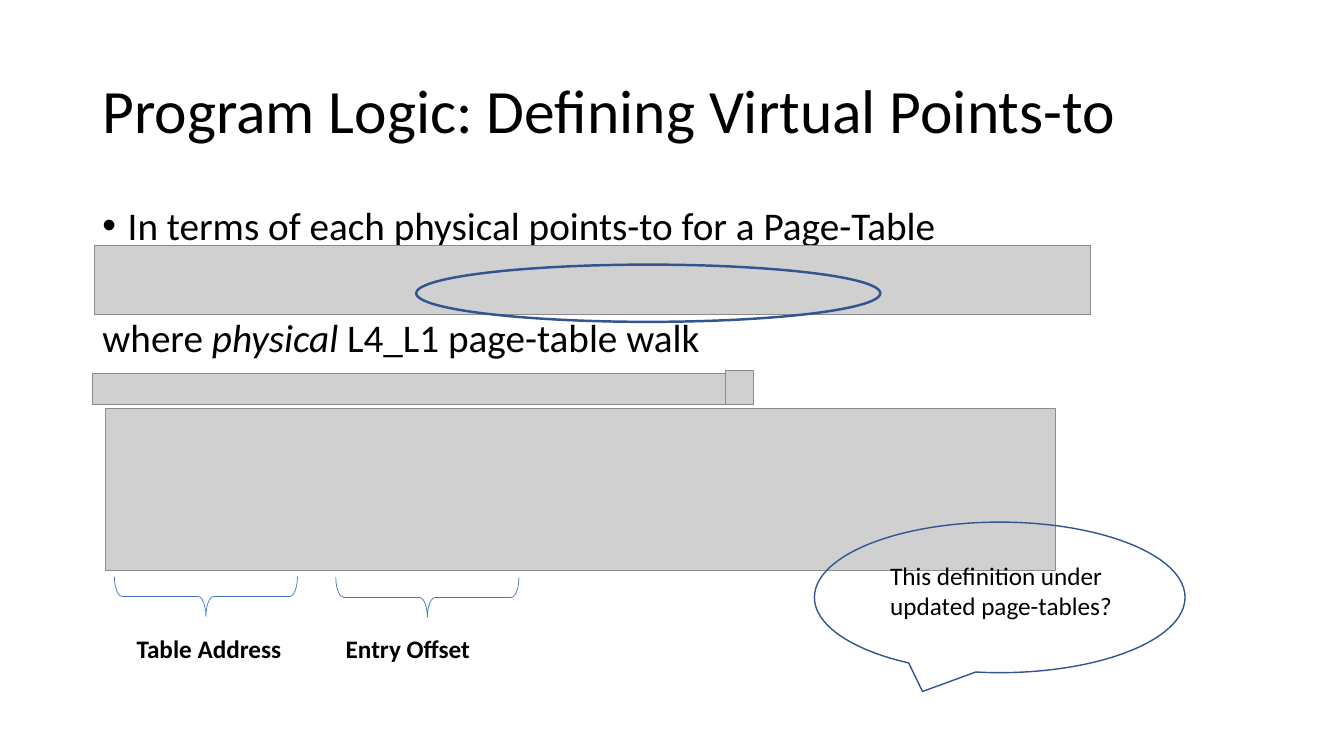
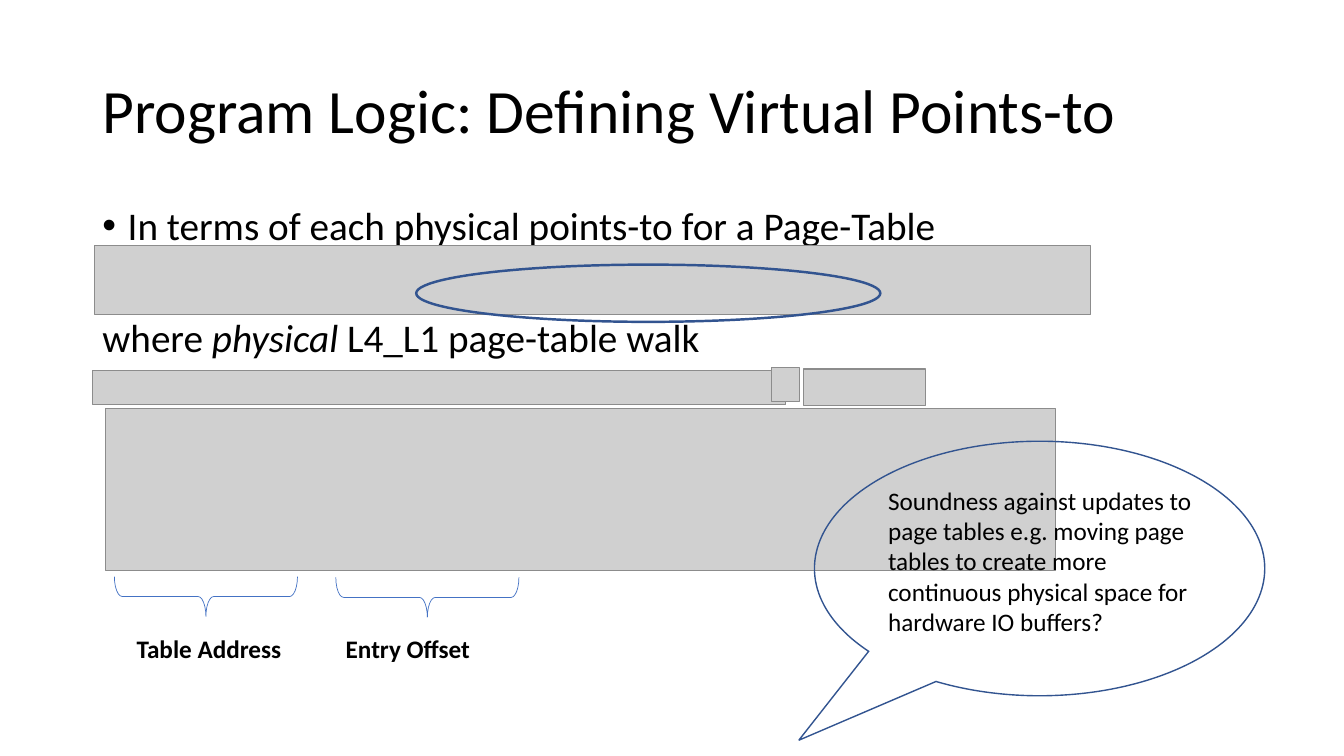
Before and after one commit to Contingent-Systems/vkern_paper, a slide deck: slide 9 of loca_virt_draft.pptx. Drawn at 1344x756 pixels with LibreOffice and Linux fonts; fonts in the diff are those of the drawing; grey boxes stand for pictures. Boxes give left, top, right and bottom in pixels: in the first picture for what was removed or moved away, otherwise in the second. Text is boxed around its words. In the diff, an @@ line names an element or a change of style, - is before the commit and + after.

```diff
--- a/loca_virt_draft.pptx
+++ b/loca_virt_draft.pptx
@@ picture: place and size @@
-picture at <box>93,373,740,404</box>
+picture at <box>93,371,786,404</box>
@@ picture: place and size @@
-picture at <box>726,371,754,404</box>
+picture at <box>772,368,801,401</box>
@@ picture added at <box>804,369,926,405</box> @@
@@ speech bubble: place and size @@
-speech bubble at <box>815,522,1186,673</box>
+speech bubble at <box>815,442,1265,697</box>
@@ speech bubble at <box>815,442,1265,697</box>: proportions changed @@
@@ text at <box>888,489,1191,631</box>: text changed @@
-This definition under updated page-tables?
+Soundness against updates to page tables e.g. moving page tables to create more continuous physical space for hardware IO buffers?
```
Also in this commit, not shown: 1 other slide changed, 1 other file.
